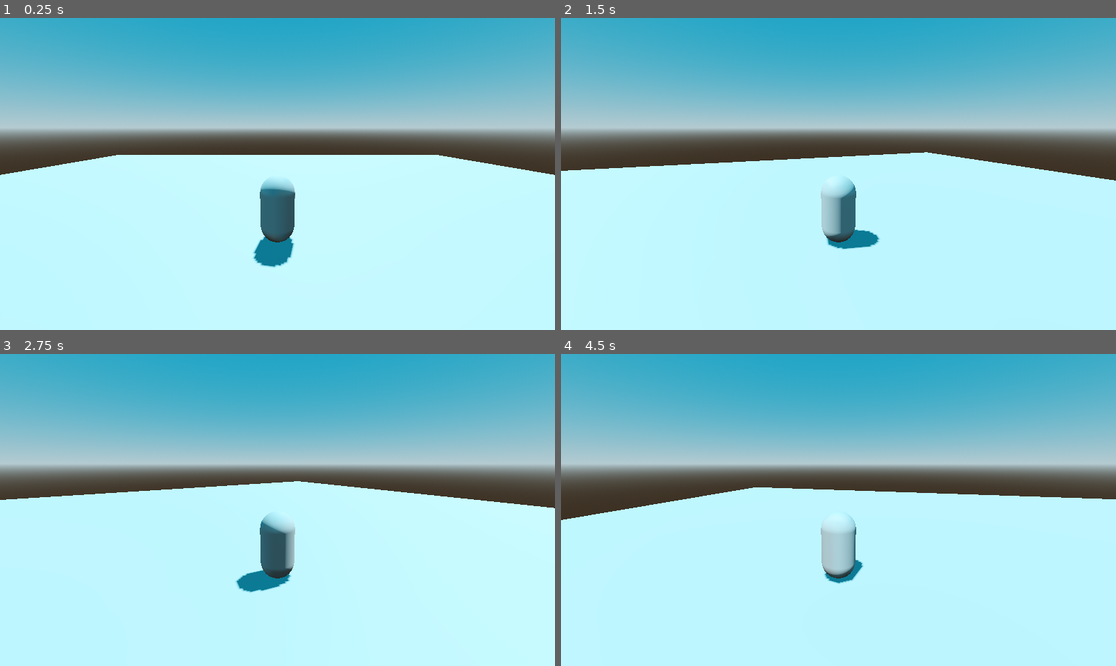
Above: before the commit, frames 1-4 (two rows, left to right).
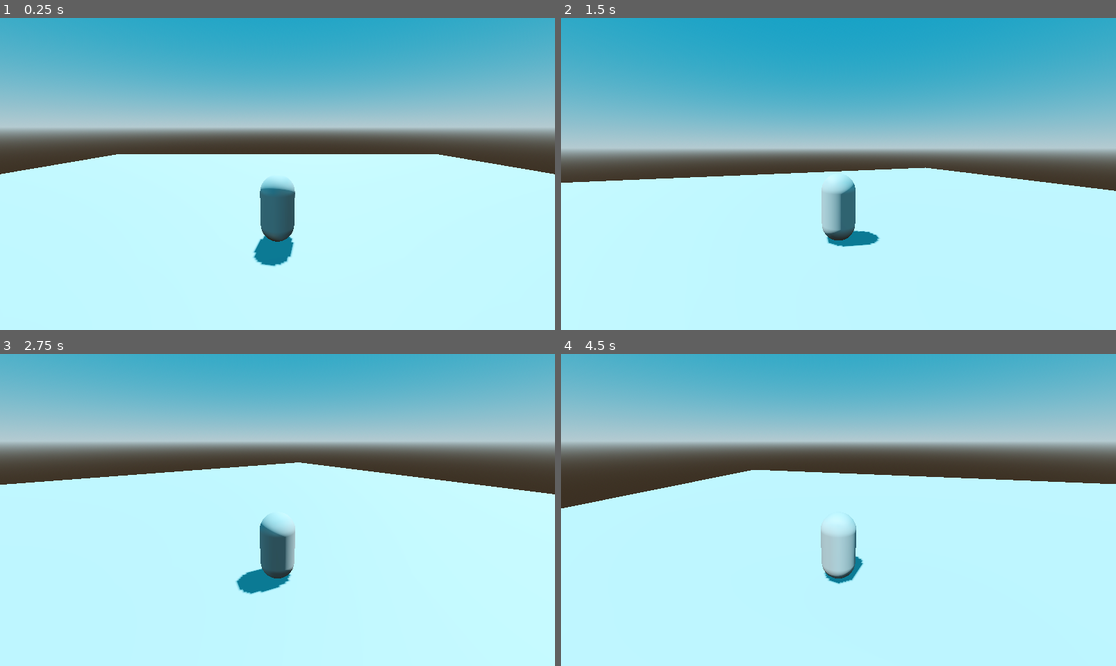
Above: after the commit, the same moments.

Repository: rCotche/gd_botw
Game: Godot game, scene res://scenes/levels/level.tscn
Two runs of this game, one before a commit and one after it. Both use one fixed random seed, a clock stepped at 60 frames per second and the inputs below.
Inputs (mouse positions are in pixels of both pictures, inside the frame that each line leads up to):
- Up to frame 1 (0.25 s): no input
- Up to frame 2 (1.5 s): tap Enter at 0.5 s; move the mouse to (960, 158) at 0.52 s; hold D (right) 0.53-1.28 s; move the mouse to (727, 189) at 1.27 s; hold S (backward) from 1.28 s (still down)
- Up to frame 3 (2.75 s): move the mouse to (333, 441) at 2.02 s; release S (backward) at 2.03 s; hold D (right) from 2.03 s (still down)
- Up to frame 4 (4.5 s): move the mouse to (810, 572) at 2.77 s; release D (right) at 2.78 s; hold W (forward) 2.78-3.53 s; move the mouse to (1005, 556) at 3.52 s; hold A (left) from 3.53 s (still down); move the mouse to (672, 463) at 4.27 s

The runs differ from the first frame. In frame 1, 0.3% of the frame differs, in the area x 0-100%, y 43-80%; in frame 2, 32%; in frame 3, 37%; in frame 4, 37%, in the area x 0-100%, y 6-74%.

Commit message:
1:07:06, camera mechanic ok, now row rotation mechanic

Diff:
--- a/scenes/entities/player/camera_controller.gd
+++ b/scenes/entities/player/camera_controller.gd
@@ -1,4 +1,13 @@
 extends Node3D
+
+@export var horizontal_acceleration := 2.0
+@export var vertical_acceleration := 1.0
+
+func _process(delta: float) -> void:
+	#ps5 connected: not working
+	#ps5 connected & ds4windows lancé: not working
+	var joy_dir = Input.get_vector("pan_left", "pan_right", "pan_up", "pan_down")
+	rotate_from_vector(joy_dir * delta * Vector2(horizontal_acceleration, vertical_acceleration))
 
 func _input(event: InputEvent) -> void:
 	if event is InputEventMouseMotion:
@@ -8,6 +17,11 @@
 
 func rotate_from_vector(v: Vector2):
 	if v.length() == 0:return
+	#horizontal rotation
 	rotation.y += v.x
+	#vertical rotation
+	rotation.x += v.y
+	#limit the rotation
+	rotation.x = clamp(rotation.x, -0.1,0.1)
 	#invert camera movement
 	#rotation.y -= v.x
--- a/scenes/entities/player/camera_controller.tscn
+++ b/scenes/entities/player/camera_controller.tscn
@@ -6,4 +6,4 @@
 script = ExtResource("1_o3pbr")
 
 [node name="Camera3D" type="Camera3D" parent="."]
-transform = Transform3D(1, 0, 0, 0, 0.975149, 0.221549, 0, -0.221549, 0.975149, 0, 3.31111, 5.56873)
+transform = Transform3D(1, 0, 0, 0, 0.97437, 0.224951, 0, -0.224951, 0.97437, 0, 3.31111, 5.56873)
